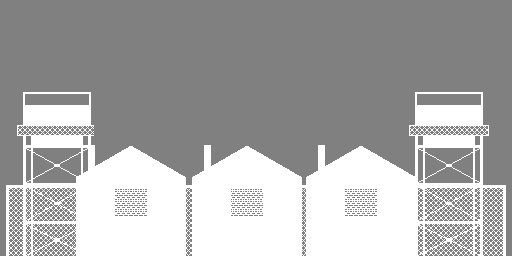
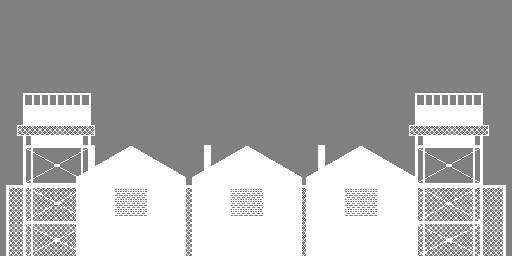
Layers edited between the first and the second 512x256 image:
painted on "base.png" over box(23, 92, 483, 136)
